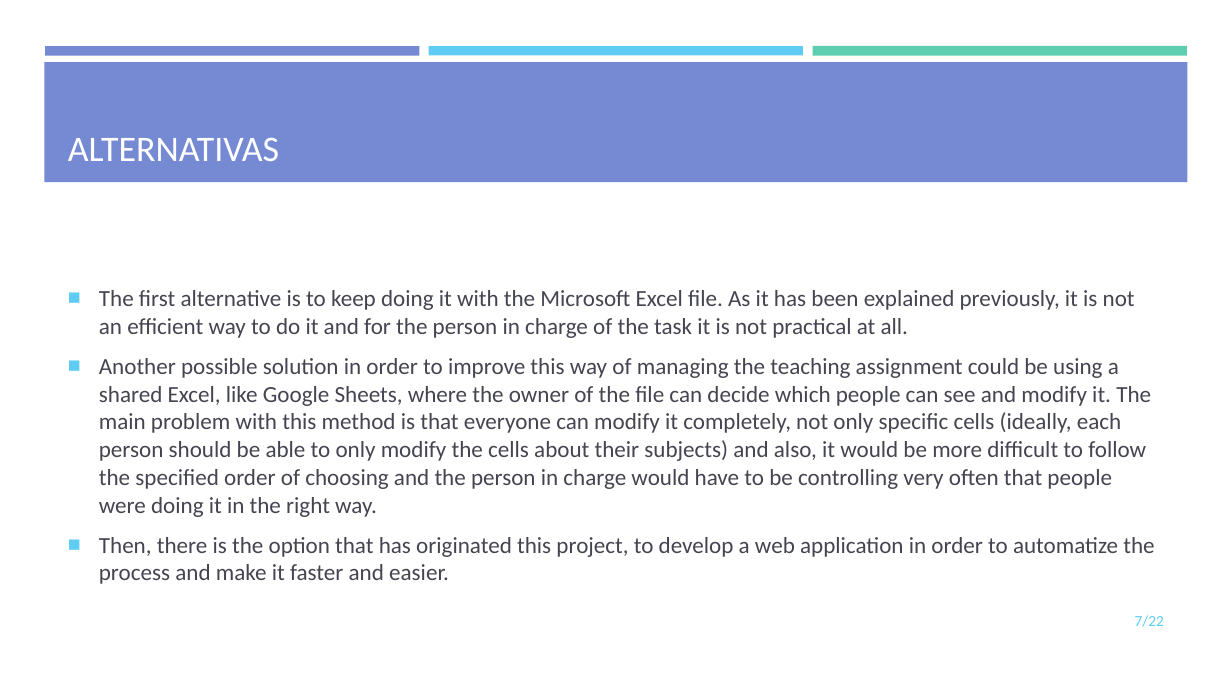
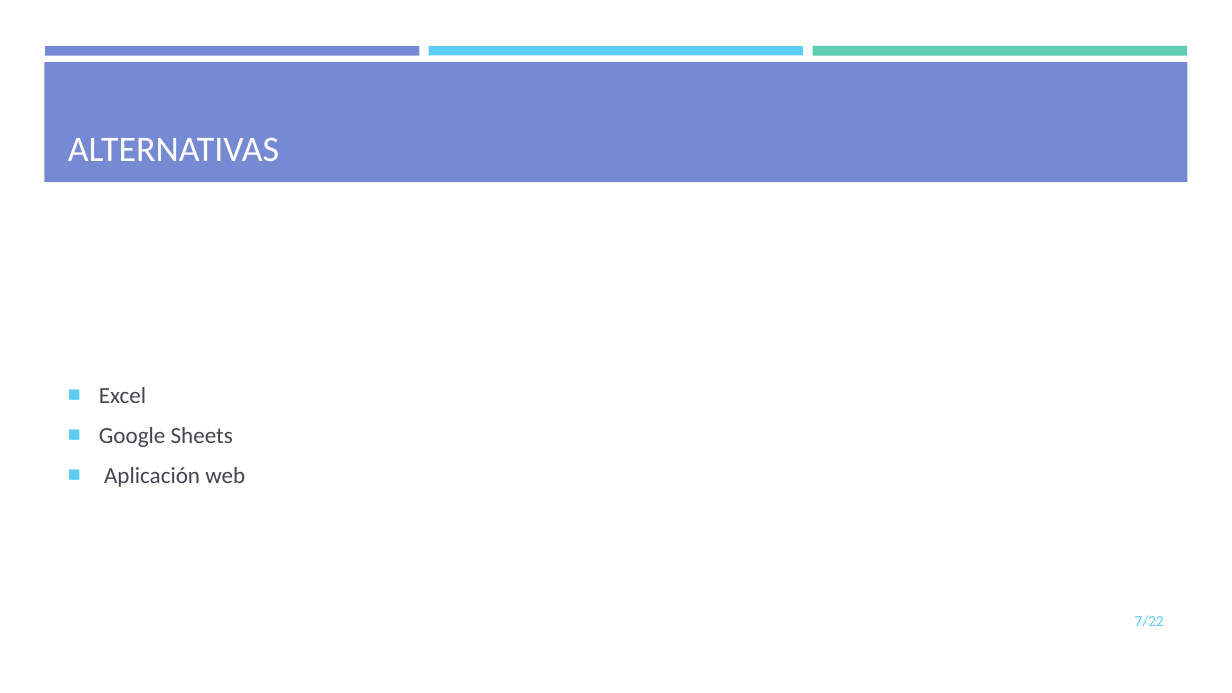
Before and after one commit to mdlunag/tfg, a slide deck: slide 7 of tfg_presentacio.pptx. Drawn at 1232x693 pixels with LibreOffice and Linux fonts; fonts in the diff are those of the drawing. Boxes give left, top, right and bottom in pixels: in the first picture for what was removed or moved away, otherwise in the second. Text is boxed around its words. In the diff, an @@ line names an element or a change of style, - is before the commit and + after.

```diff
--- a/tfg_presentacio.pptx
+++ b/tfg_presentacio.pptx
@@ text at bbox=[99, 387, 245, 487]: text changed @@
-■ The first alternative is to keep doing it with the Microsoft Excel file. As it has been explained previously, it is not an efficient way to do it and for the person in charge of the task it is not practical at all.
-■ Another possible solution in order to improve this way of managing the teaching assignment could be using a shared Excel, like Google Sheets, where the owner of the file can decide which people can see and modify it. The main problem with this method is that everyone can modify it completely, not only specific cells (ideally, each person should be able to only modify the cells about their subjects) and also, it would be more difficult to follow the specified order of choosing and the person in charge would have to be controlling very often that people were doing it in the right way.
-■ Then, there is the option that has originated this project, to develop a web application in order to automatize the process and make it faster and easier.
+■ Excel
+■ Google Sheets
+■ Aplicación web
```
Also in this commit, not shown: 8 other slides changed, 7 slides added, 9 slides removed.
